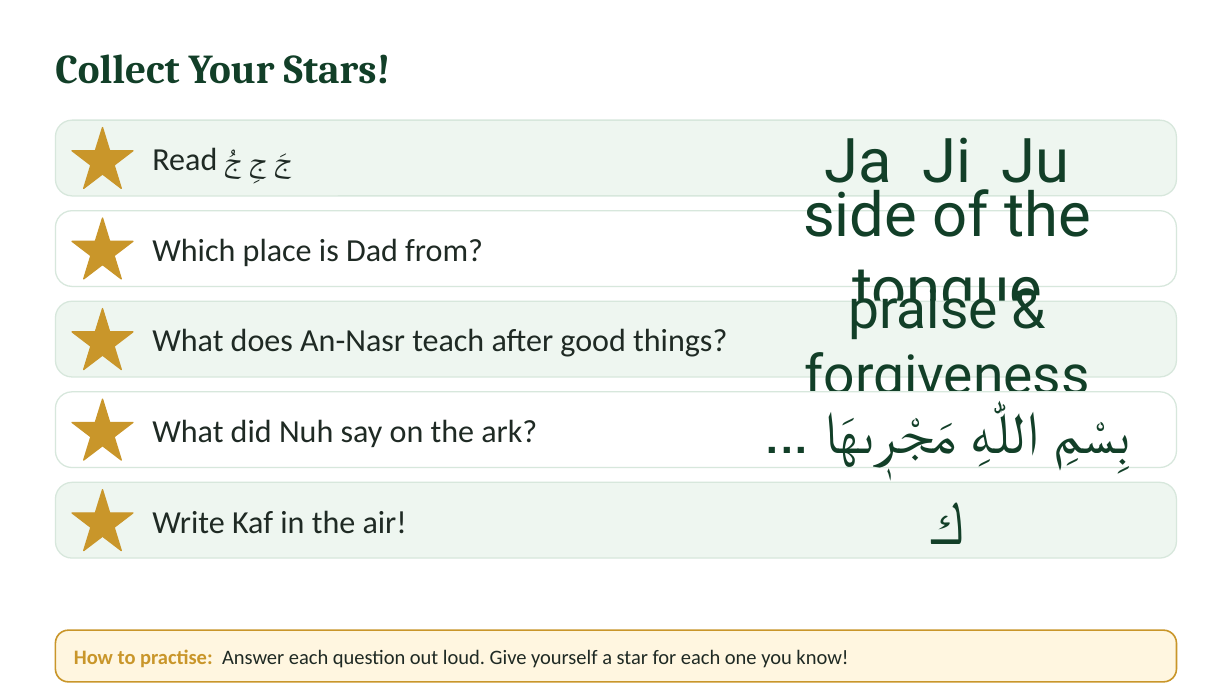
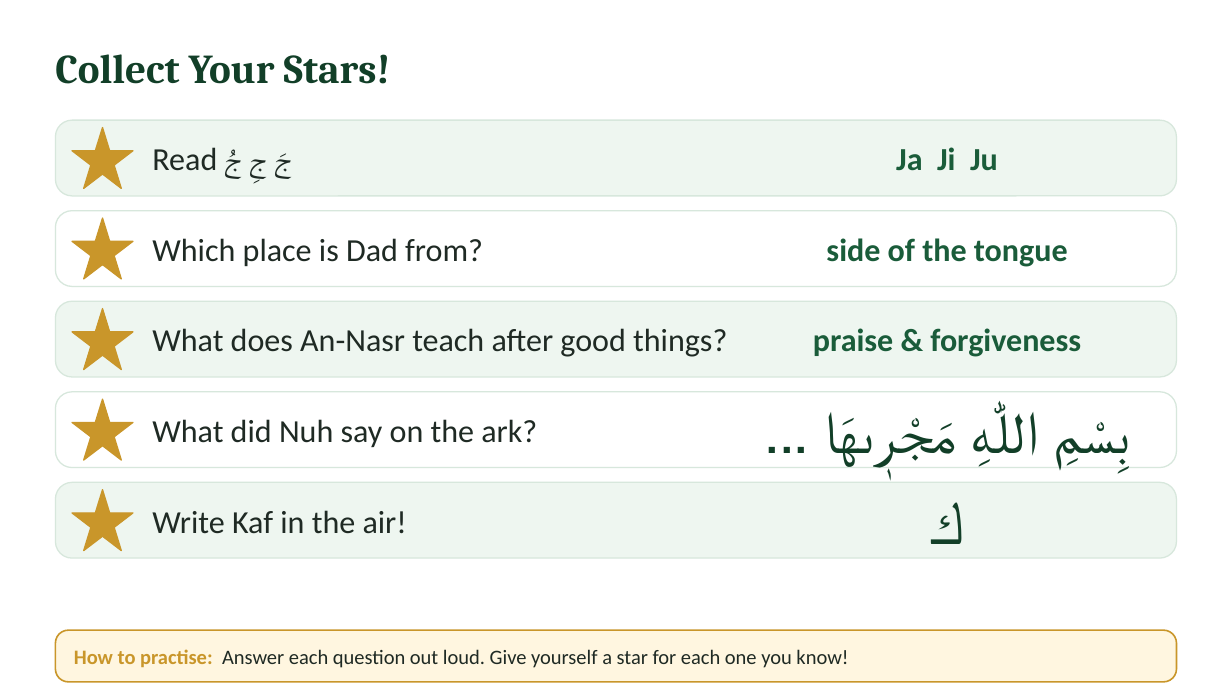
Before and after one commit to ibnhosain/TQA-Management-System, a slide deck: slide 18 of backend/core/deck_seed/easy-noorani-qaida-lecture-25-student.pptx. Drawn at 1232x693 pixels with LibreOffice and Linux fonts; fonts in the diff are those of the drawing; background and template pictures are left out. Boxes give left, top, right and bottom in pixels: in the first picture for what was removed or moved away, otherwise in the second. Text is boxed around its words. In the diff, an @@ line names an element or a change of style, - is before the commit and + after.

```diff
--- a/backend/core/deck_seed/easy-noorani-qaida-lecture-25-student.pptx
+++ b/backend/core/deck_seed/easy-noorani-qaida-lecture-25-student.pptx
@@ text "Ja Ji Ju" at bbox=[896, 147, 998, 171]: size 48 to 25 pt, font Roboto to Calibri, text colour #123F28 to #1A5C3A, bold on @@
@@ text "side of the tongue" at bbox=[826, 238, 1068, 267]: size 48 to 25 pt, font Roboto to Calibri, text colour #123F28 to #1A5C3A, bold on @@
@@ text "praise & forgiveness" at bbox=[813, 328, 1081, 357]: size 43 to 25 pt, font Roboto to Calibri, text colour #123F28 to #1A5C3A, bold on @@
```
Also in this commit, not shown: 4 other slides changed, 22 other files.
